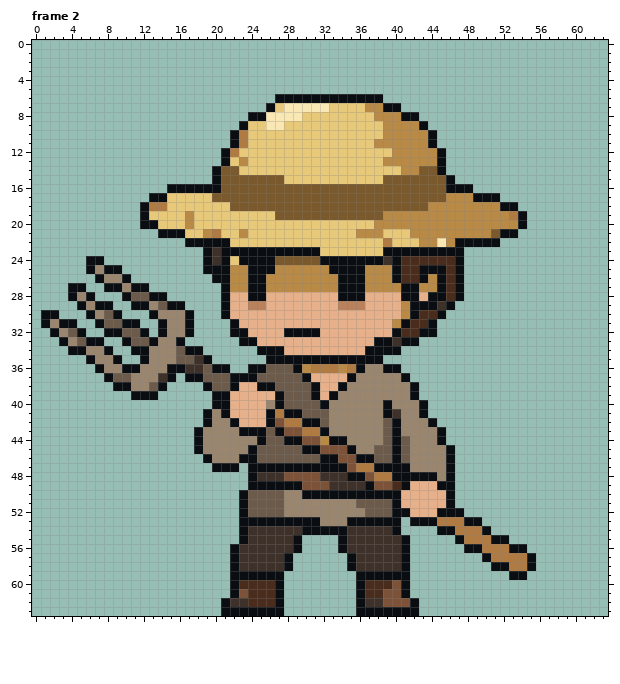
Pixel-art file -- ArtSource/CombatIdles/Farmer_Idle.aseprite. This is how it looked before the edit.
64x64 pixels, 9 frames. Shown: frame 2. The commit also changed other frames, which this record leaves out.
Now the later version:
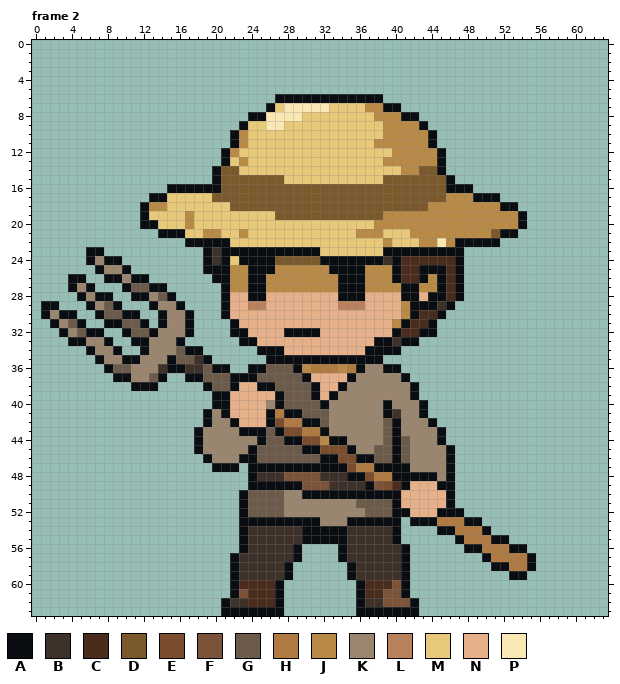
Palette (. is transparent): A #0a0d11  B #3e312a  C #4a2c1c  D #7a5a2c  E #7a4d2e  F #7c5238  G #6c5a4a  H #b07a43  J #b88a46  K #9a856f  L #b9825d  M #e7c979  N #e6b08a  P #f9e7b4
From the commit log: Refine Farmer prop motion and Bardley face timing
Diff:
--- frame 2
@@ x 20..25 @@
  9 ...AMM
-10 ..AHMM
-11 ..AHMM
-12 .AHMMM
+10 ..AJMM
+11 ..AJMM
+12 .AJMMM
 13 .AMJMM
@@ x 0..63 @@
 17 .............AAMMMMMDDDDDDDDDDDDDDDDDDDDDDDDDDJJJAAA............
-18 ............AHHMMMMMMMDDDDDDDDDDDDDDDDDDDDDDJJJJJJJJAA..........
-19 ............AMMMMJMMMMMMMMMDDDDDDDDDDDDJJJJJJJJJJJJJJHA.........
+18 ............AJJMMMMMMMDDDDDDDDDDDDDDDDDDDDDDJJJJJJJJAA..........
+19 ............AMMMMJMMMMMMMMMDDDDDDDDDDDDJJJJJJJJJJJJJJJA.........
 20 ............AAMMMJMMMMMMMMMMMMMMMMMMMMJJJJJJJJJJJJJJJJA.........
-21 ..............AAAMMJHMMJMMMMMMMMMMMMJJJMMMJJJJJJJJJDAA..........
-22 .................AAAAAMMMMMMMMMMMMMMMMMHMMMJJPJAAAAA............
-23 ...................ABAAAAAAAAAAAMMMMMMMAAAAAAAAA................
-24 ......AA...........ABAMAAAADDDDDAAAAAAABACCCCCCA................
-25 ......AKAA.........AAAJJAAAJJJJJJAAAAJJJACCAAACA................
-26 .......AKKA.........AAJJAAJJJJJJJJAAAJJJACCAJACA................
-27 ....AA..AAKAA........AJJAAJJJJJJJJAAAJJJJAAJJACA................
-28 ....AKA...AGGAA......ANNAANNNNNNNNAAANNNNAANAACA................
-29 .....AKAA..AAKGAA....ANNLLNNNNNNNNLLLNNNNJAAABA.................
-30 .AA...AKGA...AKKKA...ANNNNNNNNNNNNNNNNNNNJACCA..................
-31 .AKAA..AGGAA..AKKA....ANNNNNNNNNNNNNNNNNJACCA...................
-32 ..AKGA..AAGGA.AKKA....AANNNNAAAANNNNNNNNACCAA...................
-33 ...AKGAA..AGGAKKA......AANNNNNNNNNNNNNAABAA.....................
-34 ....AAKKA..AAKKKGAA......AAANNNNNNNNNAAAA.......................
-35 ......AKKA..AKKKGGBA......AAAAAAAAAAAAA.........................
-36 .......AKKAAKKKAABBGAA..AAGGGAJHHHJHAKKAA.......................
-37 ........AGGKKKBA.AAGGGAAAGGGGGANNNNAKKKKKA......................
-38 .........AAKKGA....AGGANNAAGGGGANNAKKKKKKKA.....................
-39 ...........AAA......AANNNNNAGGGANAKKKKKKKKA.....................
+21 ..............AAAMMJJMMJMMMMMMMMMMMMJJJMMMJJJJJJJJJDAA..........
+22 .................AAAAAMMMMMMMMMMMMMMMMMJMMMJJPJAAAAA............
+23 ......AA...........ABAAAAAAAAAAAMMMMMMMAAAAAAAAA................
+24 ......AKAA.........ABAMAAAADDDDDAAAAAAABACCCCCCA................
+25 .......AKKA........AAAJJAAAJJJJJJAAAAJJJACCAAACA................
+26 ....AA..AAKAA.......AAJJAAJJJJJJJJAAAJJJACCAJACA................
+27 ....AKA...AGGAA......AJJAAJJJJJJJJAAAJJJJAAJJACA................
+28 .....AKAA..AAKGA.....ANNAANNNNNNNNAAANNNNAANAACA................
+29 .AA...AKGA...AKKA....ANNLLNNNNNNNNLLLNNNNJAAABA.................
+30 .AKAA..AGGAA..AKKA...ANNNNNNNNNNNNNNNNNNNJACCA..................
+31 ..AKGA..AAGGA.AKKA....ANNNNNNNNNNNNNNNNNJACCA...................
+32 ...AKGAA..AGGAKKKA....AANNNNAAAANNNNNNNNACCAA...................
+33 ....AAKKA..AAKKKA......AANNNNNNNNNNNNNAABAA.....................
+34 ......AKKA..AKKKGAA......AAANNNNNNNNNAAAA.......................
+35 .......AKKAAKKKAGGBA......AAAAAAAAAAAAA.........................
+36 ........AGGKKKBAABBGAA..AAGGGAJHHHJHAKKAA.......................
+37 .........AAKKGA..AAGGGAAAGGGGGANNNNAKKKKKA......................
+38 ...........AAA.....AGGANNAAGGGGANNAKKKKKKKA.....................
+39 ....................AANNNNNAGGGANAKKKKKKKKA.....................
 40 ....................AANNNNKAGGGGAKKKKKKAKKKA....................
 41 ...................AKANNNNAHAAGGGKKKKKKABKKA....................
-42 ...................AKKANNNAFHHAAGKKKKKKGAKKKA...................
-43 ..................AKKKKAAAGAFFHHAKKKKKKGAKKKKA..................
-44 ..................AKKKKKKAGGAAFFJAAKKKKGAGKKKA..................
-45 ..................AKKKKKAGGGGGAAFFFAKKGGAGKKKKA.................
-46 ...................AKKKAAGGGGGGGAAFFAAGGAGKKKKA.................
-47 ....................AAA.AAAAAAAAAAAFHHAAAAKKKKA.................
-48 ........................ABBBFFFFBBBAAFHHAAAAAKA.................
-49 ........................AAAAAAFFFBBBBAFFCANNNAA.................
+42 ...................AKKANNNAEHHAAGKKKKKKGAKKKA...................
+43 ..................AKKKKAAAGAEEHHAKKKKKKGAKKKKA..................
+44 ..................AKKKKKKAGGAAEEJAAKKKKGAGKKKA..................
+45 ..................AKKKKKAGGGGGAAEEEAKKGGAGKKKKA.................
+46 ...................AKKKAAGGGGGGGAAEEAAGGAGKKKKA.................
+47 ....................AAA.AAAAAAAAAAAEHHAAAAKKKKA.................
+48 ........................ABBBFFFFBBBAAEHHAAAAAKA.................
+49 ........................AAAAAAFFFBBBBAFECANNNAA.................
 50 .......................AGGGGKKAAAAAAAAAAANNNNNA.................
@@ x 20..43 @@
 54 ...ABBBBBBAAAAABBBBBA...
-55 ...ABBBBBA....ABBBBBBA..
-56 ..ABBBBBBA....ABBBBBBA..
-57 ..ABBBBBA......ABBBBBA..
+55 ...ABBBBBBAAAAABBBBBA...
+56 ...ABBBBBA....ABBBBBBA..
+57 ..ABBBBBBA....ABBBBBBA..
 58 ..ABBBBBA......ABBBBBA..
-59 ..AAAAAA........AAAAAA..
+59 ..ABBBBBA......ABBBBBA..
 60 ..ACCCCA........ACCCFA..
Pixel boxes of the changes (left, top, right, bottom) in both pictures:
changed: (230, 130, 248, 157)
changed: (149, 202, 167, 211)
changed: (509, 211, 518, 220)
changed: (212, 229, 221, 238)
changed: (383, 238, 392, 247)
changed: (41, 247, 176, 400)
changed: (275, 418, 392, 490)
changed: (230, 535, 410, 580)
